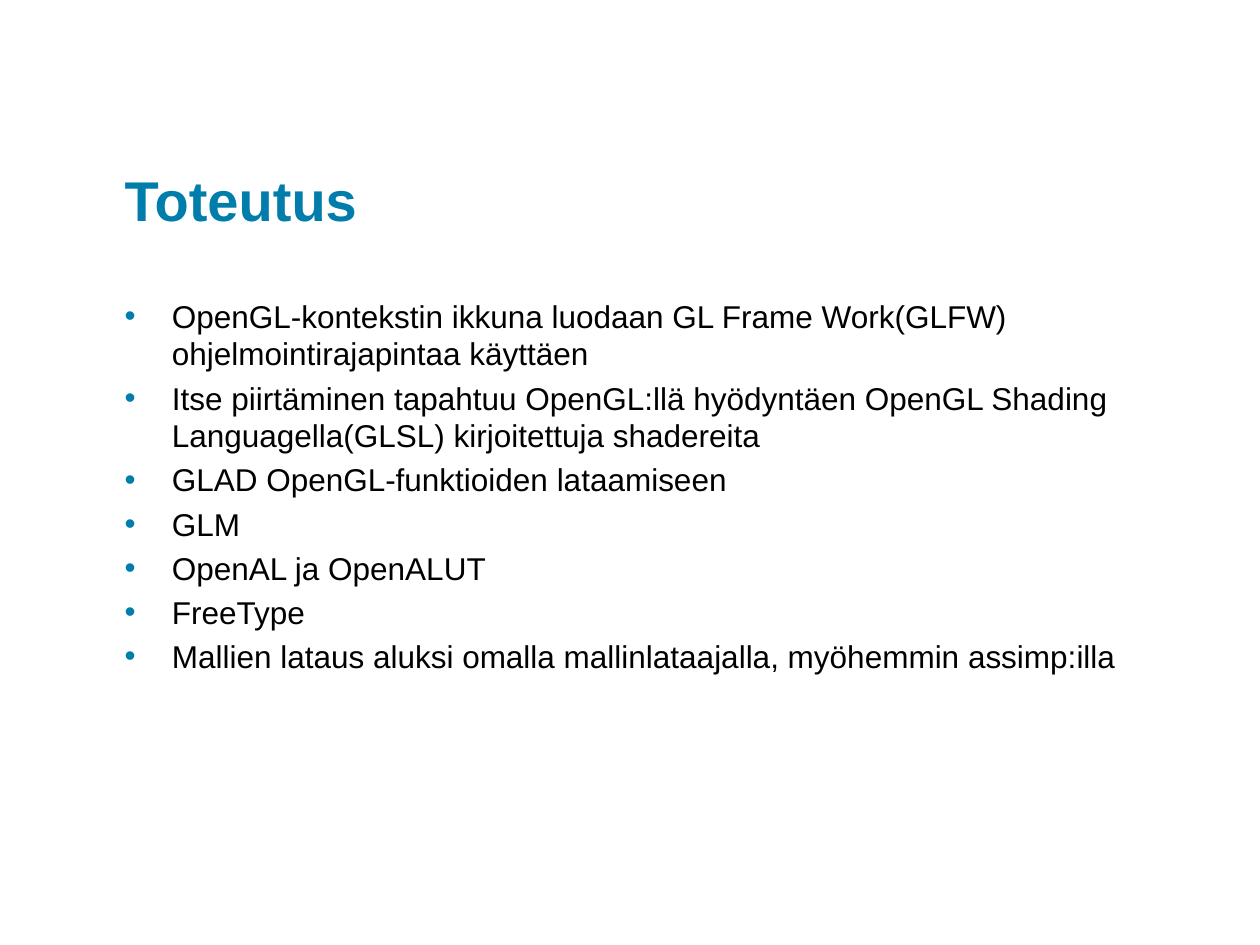
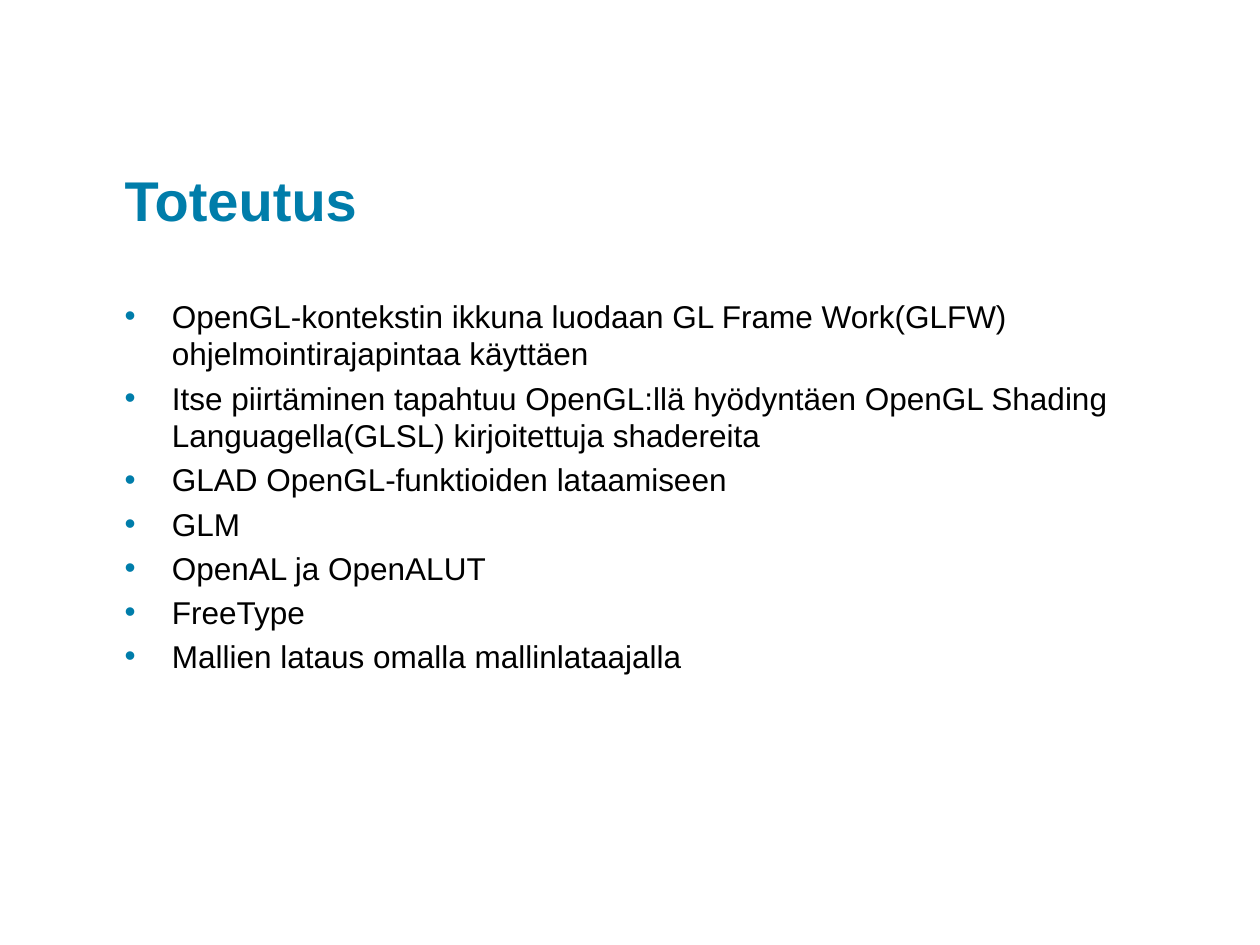
Before and after one commit to king784/GLJRPG, a slide deck: slide 4 of Presentation/GLJRPGToinenSeminaariXAMK .pptx. Drawn at 1260x945 pixels with LibreOffice and Linux fonts; fonts in the diff are those of the drawing; background and template pictures are left out. Boxes give left, top, right and bottom in pixels: in the first picture for what was removed or moved away, otherwise in the second. Text is boxed around its words. In the diff, an @@ line names an element or a change of style, - is before the commit and + after.

```diff
--- a/Presentation/GLJRPGToinenSeminaariXAMK .pptx
+++ b/Presentation/GLJRPGToinenSeminaariXAMK .pptx
@@ text at (172,645,682,674): text changed @@
-• Mallien lataus aluksi omalla mallinlataajalla, myöhemmin assimp:illa
+• Mallien lataus omalla mallinlataajalla
```
Also in this commit, not shown: 4 other files.
